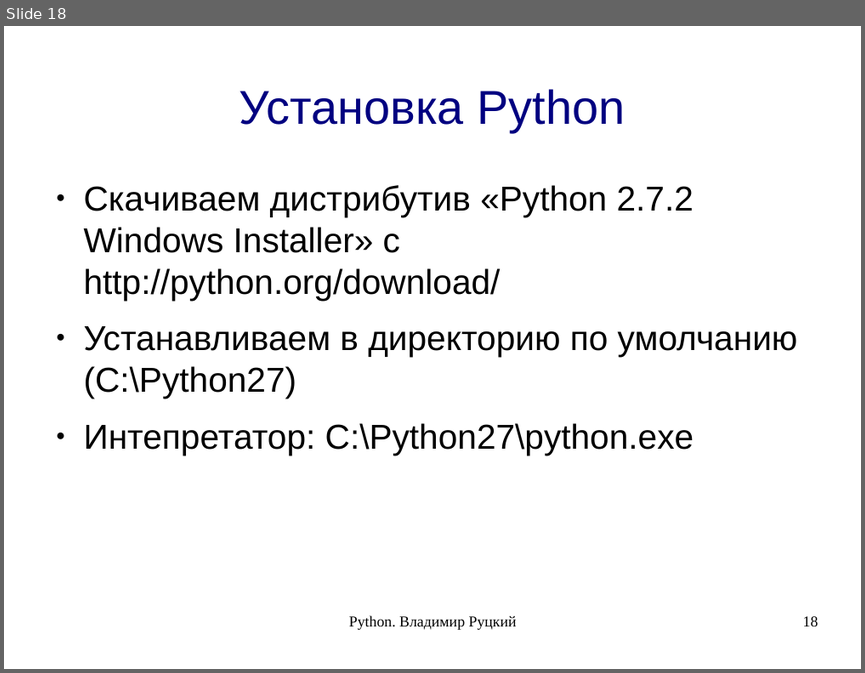
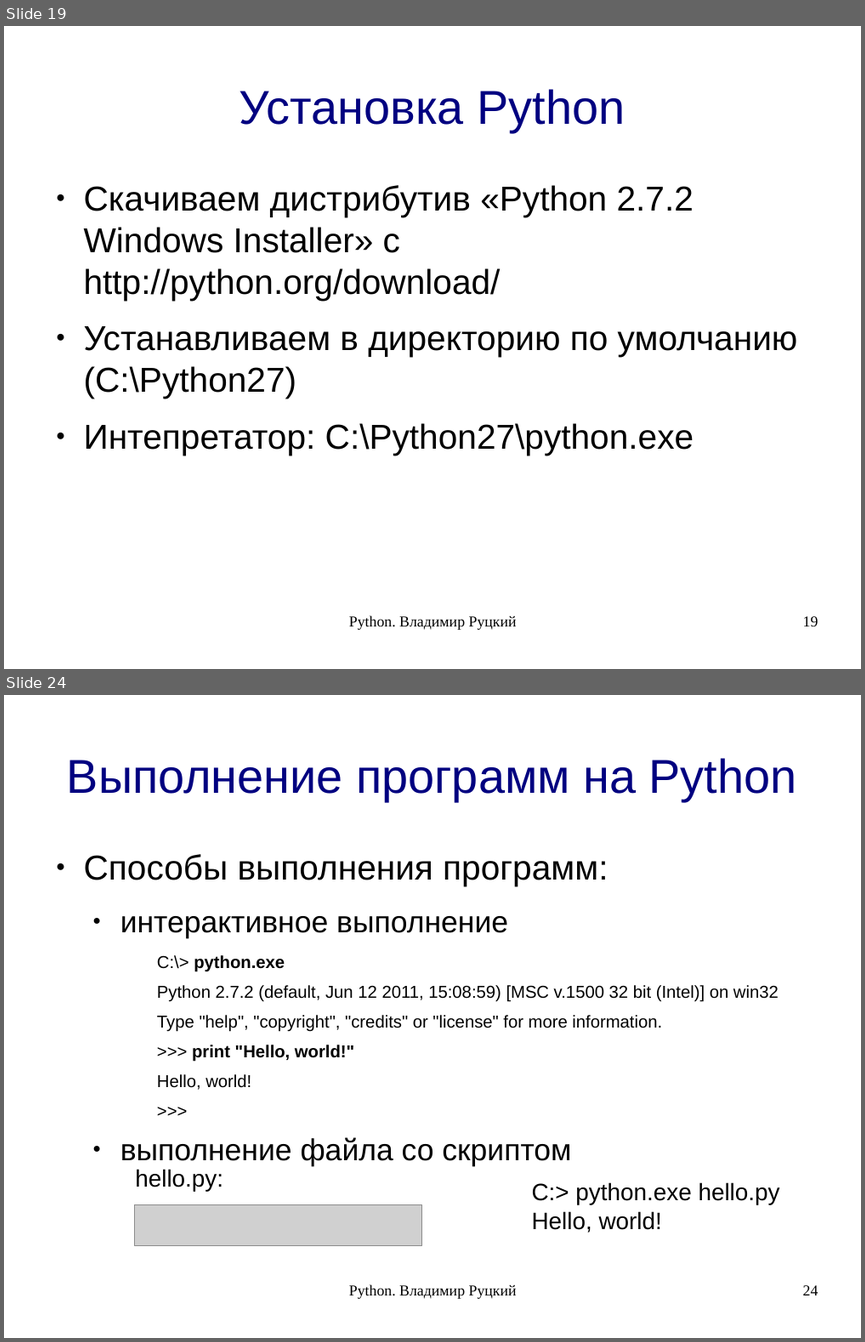
Before and after one commit to rutsky/python-course, a slide deck: 00_introduction.odp. Shown one above the other, each under a label of ours: slide 18 before the commit, slides 19 and 24 after it; the slides between them are not shown. The pictures are 865x673 and 865x1342 pixels, drawn with LibreOffice and Linux fonts; fonts in the diff are those of the drawing; grey boxes stand for pictures. Boxes give left, top, right and bottom in pixels: in the first picture for what was removed or moved away, otherwise in the second. Text is boxed around its words. In the diff, an @@ line names an element or a change of style, - is before the commit and + after.

```diff
--- a/00_introduction.odp
+++ b/00_introduction.odp
@@ slide 24 added at (4,695,861,1338), background #FFFFFF @@
@@ title added at (67,758,797,801), 44 pt, text #000080 @@
+Выполнение программ на Python
@@ text added at (84,854,778,1166), 16 pt, text #000000 @@
+● Способы выполнения программ:
+  ● интерактивное выполнение
+    C:\> python.exe
+    Python 2.7.2 (default, Jun 12 2011, 15:08:59) [MSC v.1500 32 bit (Intel)] on win32
+    Type "help", "copyright", "credits" or "license" for more information.
+    >>> print "Hello, world!"
+    Hello, world!
+    >>>
+  ● выполнение файла со скриптом
@@ text added at (135,1168,223,1191), 22 pt, text #000000 @@
+hello.py:
@@ text added at (532,1182,780,1232), 22 pt, text #000000 @@
+C:> python.exe hello.py
+Hello, world!
@@ picture added at (135,1205,421,1246) @@
@@ text added at (349,1284,517,1299), 14 pt, text #000000 @@
+Python. Владимир Руцкий
@@ page number added at (803,1285,818,1295), 14 pt, text #000000 @@
+24
@@ what was slide 18 is now slide 19 @@
@@ page number at (803,616,818,626): text changed @@
-18
+19
```
Also in this commit, not shown: 8 slides changed, 9 other slides added, 7 other files.
